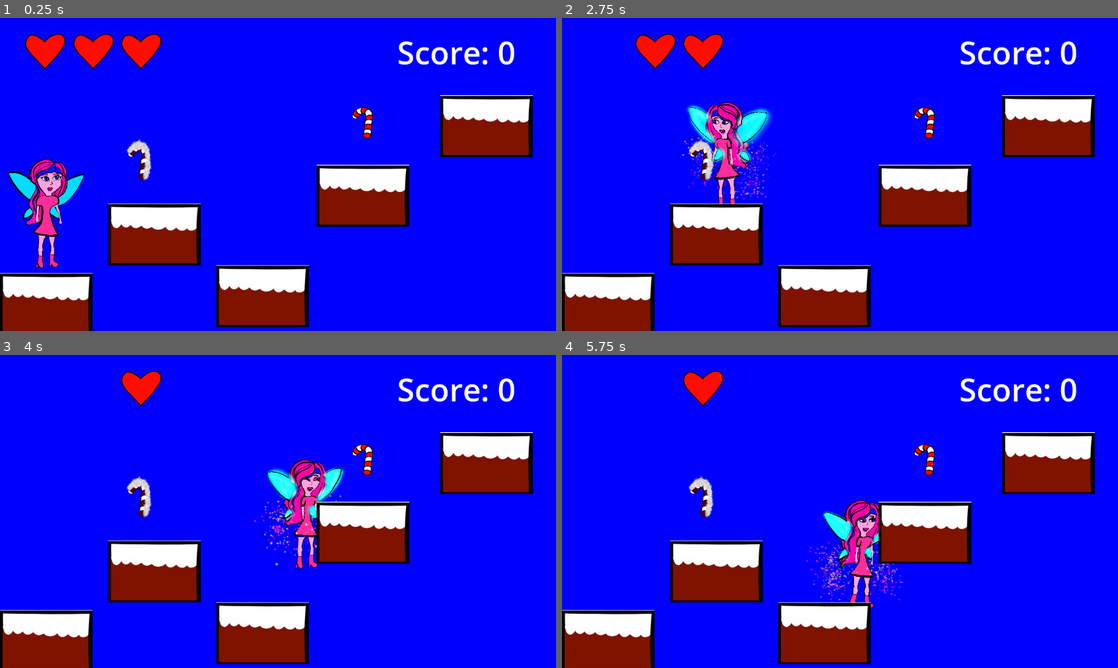
Above: before the commit, frames 1-4 (two rows, left to right).
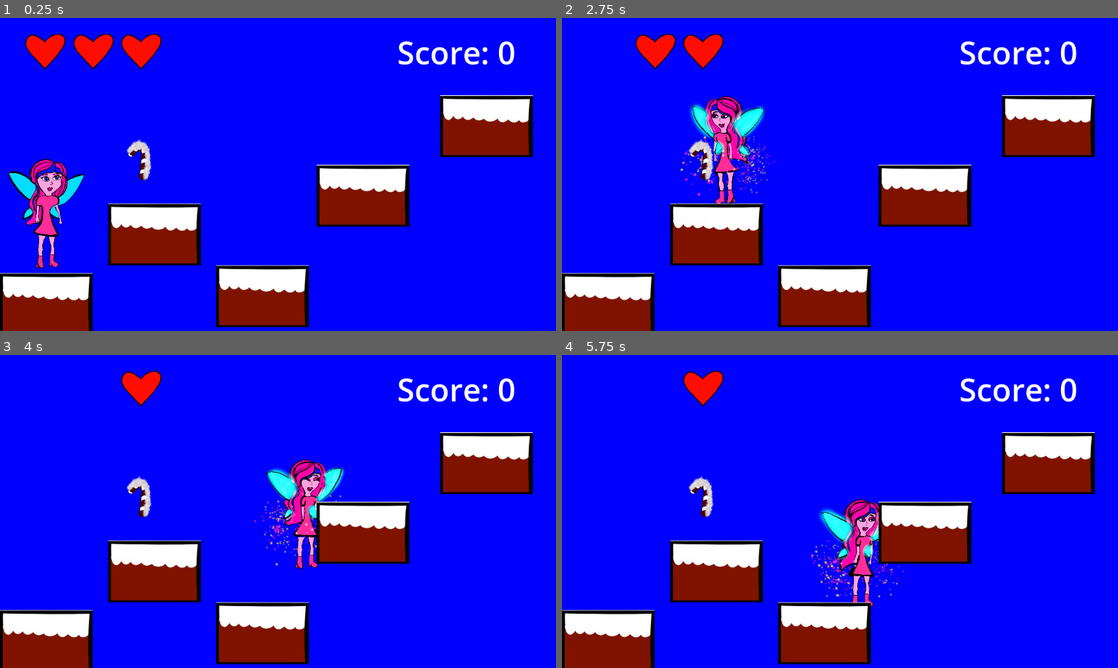
Above: after the commit, the same moments.

Repository: mhorowitz9/MiriCapstoneGameVideoGameDesign
Game: Godot game, scene res://mainscene.tscn
Same seed, same stepped clock (60 frames per second), same inputs: the game is played once before the commit and once after it.
Inputs:
- Up to frame 1 (0.25 s): no input
- Up to frame 2 (2.75 s): tap Enter (ui_accept) at 0.5, 1.35, 1.52, 1.82 s; hold Enter (ui_accept) 0.53-1.28 s; hold Right (ui_right) 0.53-2.03 s; hold Left (ui_left) from 2.03 s (still down); hold Enter (ui_accept) from 2.03 s (still down)
- Up to frame 3 (4 s): release Left (ui_left) at 2.78 s; release Enter (ui_accept) at 2.78 s; hold Right (ui_right) from 2.78 s (still down); tap Enter (ui_accept) at 2.85, 3.02, 3.32 s; hold Enter (ui_accept) from 3.53 s (still down)
- Up to frame 4 (5.75 s): release Right (ui_right) at 4.28 s; release Enter (ui_accept) at 4.28 s; hold Left (ui_left) 4.28-5.03 s; tap Enter (ui_accept) at 4.35, 4.52, 4.82 s; hold Right (ui_right) from 5.03 s (still down); hold Enter (ui_accept) from 5.03 s (still down)

The runs differ from the first frame. In frame 1, 0.2% of the frame differs, in the area x 63-68%, y 28-39%; in frame 2, 2.9%, in the area x 21-68%, y 24-60%; in frame 3, 0.2%; in frame 4, 2.1%.

Commit message:
updated scene

Diff:
--- a/miricapstonegamevideogamedesign/fairy.gd
+++ b/miricapstonegamevideogamedesign/fairy.gd
@@ -5,7 +5,7 @@
 const JUMP_VELOCITY = -800.0
 const GRAVITY = 1500.0  # Gravity constant
 
-# Health variable
+# Health and points variables
 var health = 3
 var points = 0  # Player's score
 
@@ -18,6 +18,9 @@
 @onready var Heart3 = $CanvasLayer/Heart3
 @onready var score_label = $CanvasLayer/ScoreLabel  # Make sure ScoreLabel is correctly referenced
 
+# Game Over scene reference
+var game_over_scene = preload("res://GameOver.tscn")
+
 # Movement states
 var is_jumping = false
 var is_flying = false
@@ -26,13 +29,6 @@
 # Called when the node enters the scene tree
 func _ready():
 	add_to_group("fairy")  # Make sure the player is in the "fairy" group for collision detection
-	if animated_sprite == null:
-		print("Error: AnimatedSprite2D node not found!")  # Debugging line
-	else:
-		animated_sprite.play("idle")  # Only play animation if it's valid
-
-	# Update health UI based on initial health value
-	update_health_ui()
 
 # Called every frame
 func _physics_process(delta: float) -> void:
@@ -45,7 +41,7 @@
 		if is_jumping:
 			is_jumping = false
 			if velocity.x != 0:
-				play_animation("walkingleft" if velocity.x < 0 else "walkingright")
+				play_animation("walking" if velocity.x != 0 else "idle")
 			else:
 				play_animation("idle")
 
@@ -95,31 +91,34 @@
 	if animated_sprite.animation != animation_name:
 		animated_sprite.play(animation_name)
 
-# Health UI Update Function
+# Function to handle player collision with enemies or hazards (e.g., spiky candy cane)
+func _on_Hazard_area_entered(area: Area2D) -> void:
+	if area.is_in_group("hazard"):  # Ensure we only react to hazards
+		take_damage()
+
+# Function to take damage
+func take_damage():
+	health -= 1
+	update_health_ui()  # Update UI after taking damage
+
+	# If health is 0 or less, call die() to handle Game Over logic
+	if health < 0:
+		die()
+	else:
+		play_animation("hurt")  # Play the "hurt" animation when the player takes damage
+
+# Function to handle the player's death (transition to Game Over scene)
+func die():
+	print("Player died!")
+	health = 3  # Reset health (optional)
+	update_health_ui()  # Update health UI
+
+	# Change to Game Over scene
+	get_tree().change_scene_to_file("res://GameOver.tscn")
+
+# Function to update health UI
 func update_health_ui():
-	print("Updating Health UI... Current Health: " + str(health))  # Debugging line
 	Heart1.visible = health >= 1
 	Heart2.visible = health >= 2
 	Heart3.visible = health >= 3
 	score_label.text = "Score: " + str(points)
-
-# Function to handle player collision with enemies (e.g., spiky candy cane)
-func take_damage():
-	print("take_damage called!")  # Debugging line
-	health -= 1
-	print("Player hit! Current health: " + str(health))  # Debug print to check health
-	update_health_ui()  # Update the health UI
-
-	if health <= 0:
-		die()  # Call the die function if health is 0 or less
-
-# Function to handle player's death
-func die():
-	print("Player died!")
-	health = 3  # Reset health
-	update_health_ui()
-
-# Function to add points (called by other objects like GoodCandyCane)
-func add_points(amount: int):
-	points += amount
-	update_health_ui()
--- a/miricapstonegamevideogamedesign/mainscene.tscn
+++ b/miricapstonegamevideogamedesign/mainscene.tscn
@@ -1,9 +1,8 @@
-[gd_scene load_steps=11 format=4 uid="uid://ldslv224hcv2"]
+[gd_scene load_steps=10 format=4 uid="uid://ldslv224hcv2"]
 
 [ext_resource type="Texture2D" uid="uid://df15b7ovmap7v" path="res://assests/tilemaps1.jpeg" id="1_abn4t"]
 [ext_resource type="Texture2D" uid="uid://bnpusxtnr00e1" path="res://assests/heart.png" id="1_f5qi4"]
 [ext_resource type="PackedScene" uid="uid://bdxq5b023xuvg" path="res://fairy.tscn" id="2_a6jen"]
-[ext_resource type="PackedScene" uid="uid://dl6gsyy246q6d" path="res://Goodcandycane.tscn" id="3_67rqa"]
 [ext_resource type="PackedScene" uid="uid://bsj23u763wqka" path="res://Spikycandycane.tscn" id="5_qqwi1"]
 
 [sub_resource type="RectangleShape2D" id="RectangleShape2D_7vsn8"]
@@ -1072,6 +1071,29 @@
 theme_override_font_sizes/font_size = 65
 text = "Score: 0"
 
+[node name="Heart0" type="TextureRect" parent="fairy/CanvasLayer"]
+offset_left = -20.0
+offset_top = -40.0
+offset_right = 230.0
+offset_bottom = 210.0
+expand_mode = 1
+
+[node name="Heart3" type="TextureRect" parent="fairy/CanvasLayer"]
+offset_left = -10.0
+offset_top = -20.0
+offset_right = 240.0
+offset_bottom = 230.0
+texture = ExtResource("1_f5qi4")
+expand_mode = 1
+
+[node name="Heart2" type="TextureRect" parent="fairy/CanvasLayer"]
+offset_left = 90.0
+offset_top = -20.0
+offset_right = 340.0
+offset_bottom = 230.0
+texture = ExtResource("1_f5qi4")
+expand_mode = 1
+
 [node name="Heart1" type="TextureRect" parent="fairy/CanvasLayer"]
 offset_left = 189.0
 offset_top = -20.0
@@ -1080,25 +1102,6 @@
 texture = ExtResource("1_f5qi4")
 expand_mode = 1
 
-[node name="Heart2" type="TextureRect" parent="fairy/CanvasLayer"]
-offset_left = 90.0
-offset_top = -20.0
-offset_right = 340.0
-offset_bottom = 230.0
-texture = ExtResource("1_f5qi4")
-expand_mode = 1
-
-[node name="Heart3" type="TextureRect" parent="fairy/CanvasLayer"]
-offset_left = -10.0
-offset_top = -20.0
-offset_right = 240.0
-offset_bottom = 230.0
-texture = ExtResource("1_f5qi4")
-expand_mode = 1
-
-[node name="Goodcandycane" parent="fairy/CanvasLayer" instance=ExtResource("3_67rqa")]
-position = Vector2(651, 86)
-
 [node name="Spikycandycane" parent="." instance=ExtResource("5_qqwi1")]
 position = Vector2(-36, 106)
 
